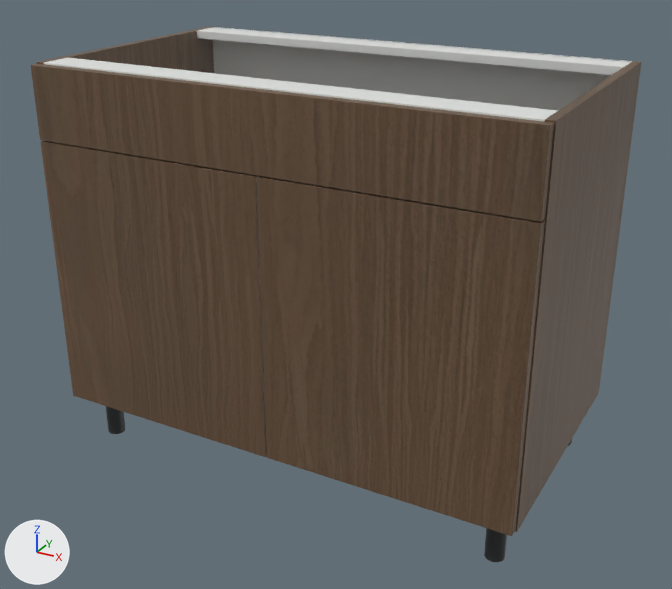
Two versions of the glTF model storefront/public/cabinet-inventory/models/oppein-pb-mso-sb42.glb, one commit apart.
Rendered twice from a camera (50 mm lens) standing at (1.447, -1.968, 1.201) and looking at (0.545, -0.326, 0.38). Lighting does not change. The marker at lower left points along +X, +Y and +Z. The first picture is the older version. Where no turn or scale is listed for an object, it has been applied to the vertices.

The first picture shows 'Cabinet back', 'Cabinet side', 'Cabinet side.001', 'Door', 'Door.001', 'False drawer front', 'Top support rail', 'Top support rail.001' and 2 more.
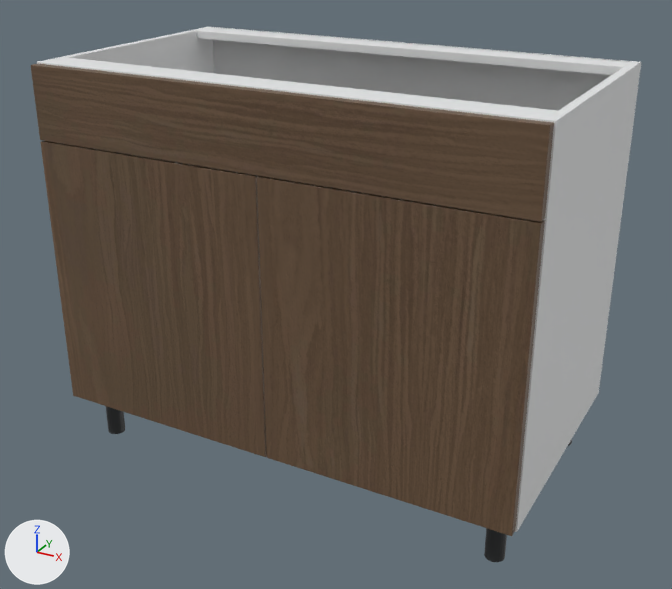
The change in detail:
Material 'White cabinet carcass' (mat_white_cabinet_carcass) is new.
Its base color is (0.82, 0.83, 0.835) (white #eaebec).
Its roughness is 0.48.
me_cube has 56 vertices, 108 faces and spans x -0.009..0.009, y -0.293..0.293, z -0.381..0.381.
me_cube no longer uses material mat_supplier_finish___smoked_oak.
me_cube gains material mat_white_cabinet_carcass (white #eaebec).
me_cube_001 has 56 vertices, 108 faces and spans x -0.009..0.009, y -0.293..0.293, z -0.381..0.381.
me_cube_001 no longer uses material mat_supplier_finish___smoked_oak.
me_cube_001 gains material mat_white_cabinet_carcass (white #eaebec).

Pixel boxes (x1, y1, x2, y2) of what changed, in the pictures (672 x 589 px):
'Cabinet side.001', recoloured (lighter)
    both: (515, 61, 641, 532)
'Cabinet side', recoloured (lighter)
    both: (37, 27, 214, 73)
